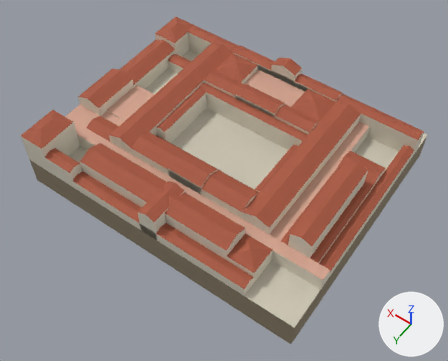
The glTF model nero-rome-reader /assets/models/tiberiana.glb: old version first, new version second.
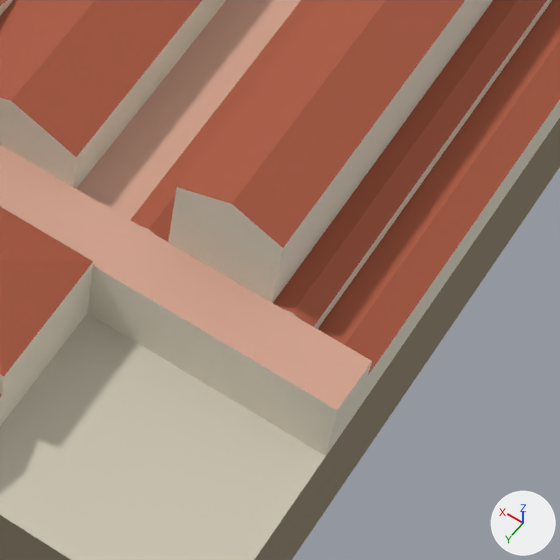
Each version is shown whole from a 50 mm camera at (-98.8, 139.0, 200.0) aimed at (-4.3, 6.7, -7.8), then close up on the part from 57% to 82% of the width and 54% to 86% of the height. The axes (+X, +Y, +Z) are drawn at lower right. The lights are the same throughout. The first two pictures are the older version. Vertices at exactly the same position are counted once.

Objects in the first close-up: 'tiberiana'.
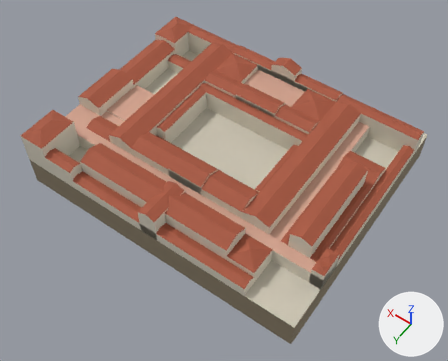
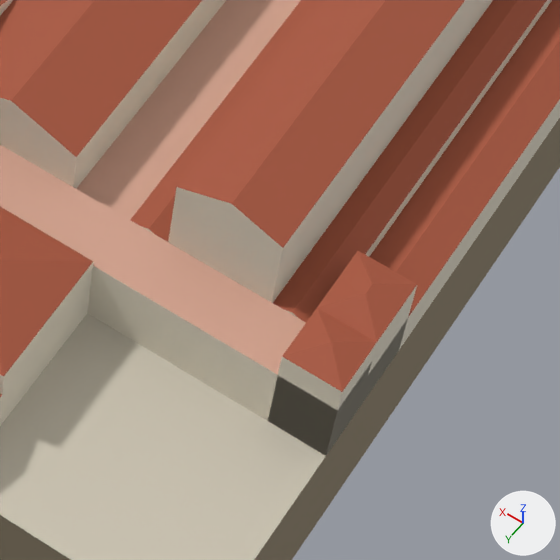
Pixel boxes (x1, y1, x2, y2) of what changed, in the close-ups (560 x 560 px):
part 1 of me_tiberiana, added
    after: (268, 251, 417, 456)

What the commit changed:
me_tiberiana is used by ob_tiberiana; location (0.0, 0.0, 0.0).
me_tiberiana had 341 vertices, 612 faces and spanned x -65.0..65.0, y -60.0..50.0, z -14.0..17.2.
me_tiberiana now has 353 vertices, 640 faces and spans x -65.0..65.0, y -60.0..50.0, z -14.0..17.2.
Part 1, on me_tiberiana:
12 vertices are added at x -65.0..-60.0, y 21.0..32.0, z 0.0..10.6.
18 new faces join them, mat_plaster (pale yellow #e3dbc9).
10 new faces join them, mat_tile (brown #a8573d).
